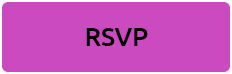
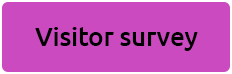
Revision of a layered 232px x 74px image; what changed, layer by layer:
renamed "RSVP" to "Visitor survey", painted on it over <box>35,27,198,51</box>
painted on "Rounded Rectangle 1", unmasked it over <box>35,27,198,51</box>
